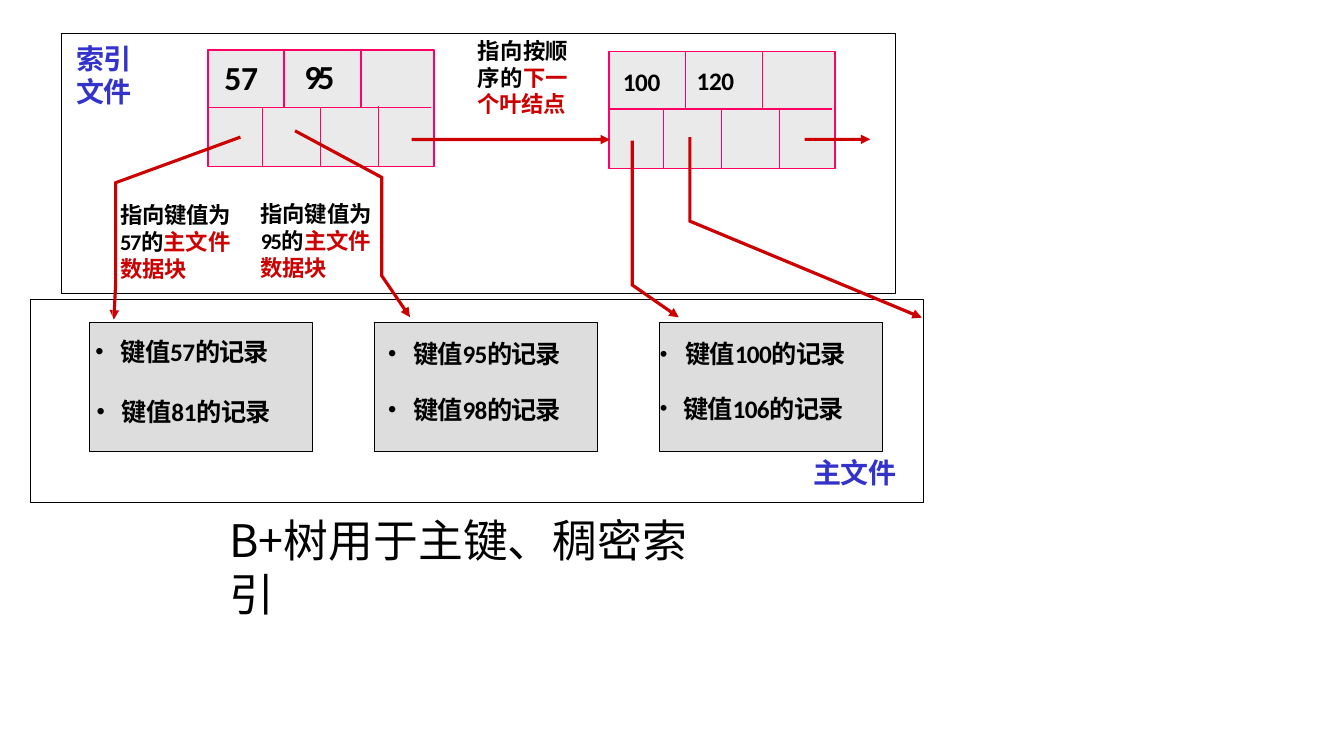
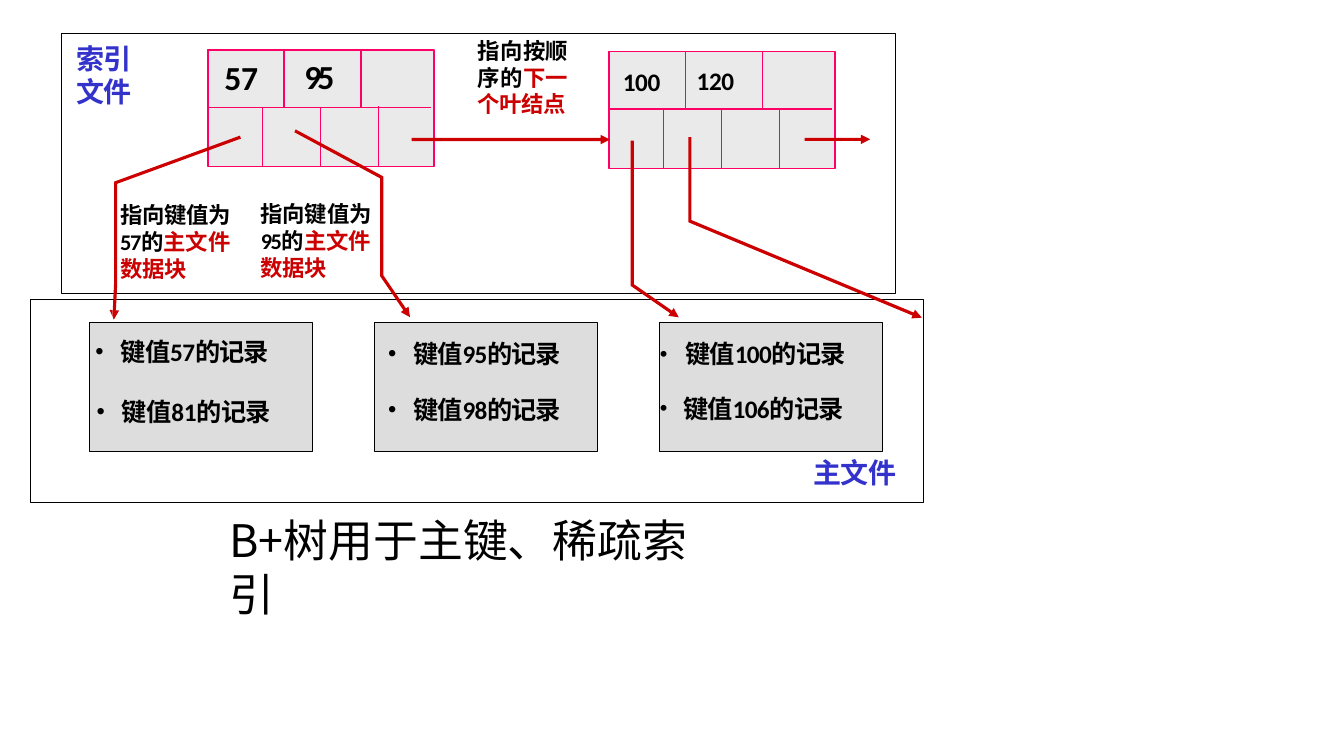
Before and after one commit to guofei9987/a, a slide deck: slide 12 of computer/database/database.pptx. Drawn at 1344x756 pixels with LibreOffice and Linux fonts; fonts in the diff are those of the drawing. Boxes give left, top, right and bottom in pixels: in the first picture for what was removed or moved away, otherwise in the second. Text is boxed around its words. In the diff, an @@ line names an element or a change of style, - is before the commit and + after.

```diff
--- a/computer/database/database.pptx
+++ b/computer/database/database.pptx
@@ text at box(229, 519, 687, 561): text changed @@
-B+树用于主键、稠密索引
+B+树用于主键、稀疏索引
```
Also in this commit, not shown: 2 other files.
